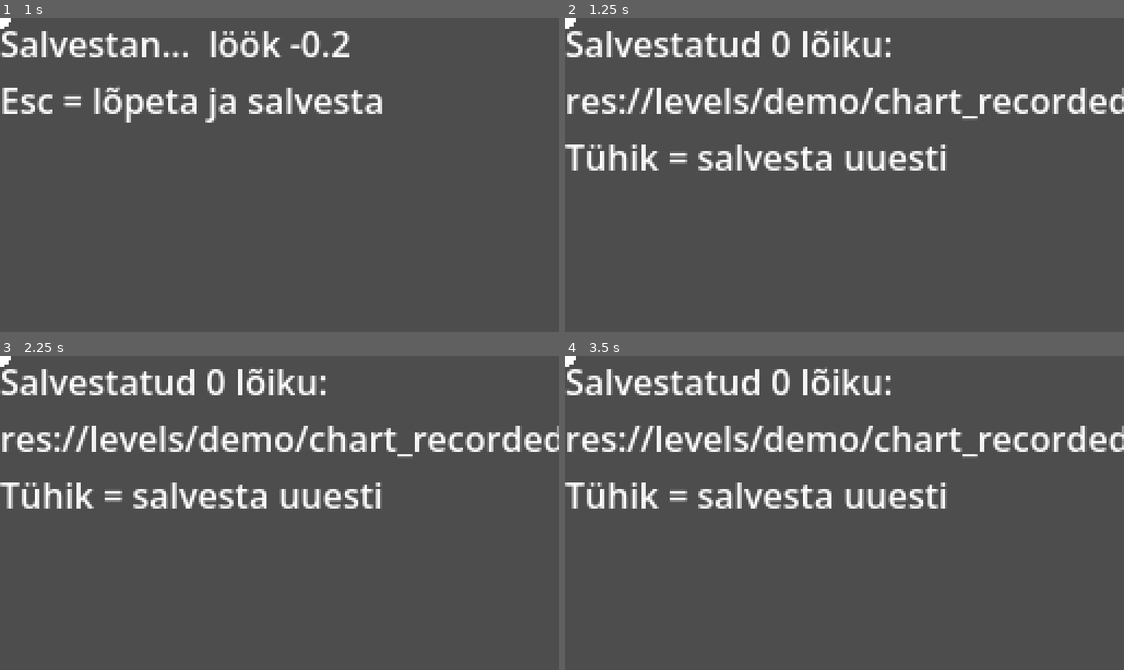
Above: before the commit, frames 1-4 (two rows, left to right).
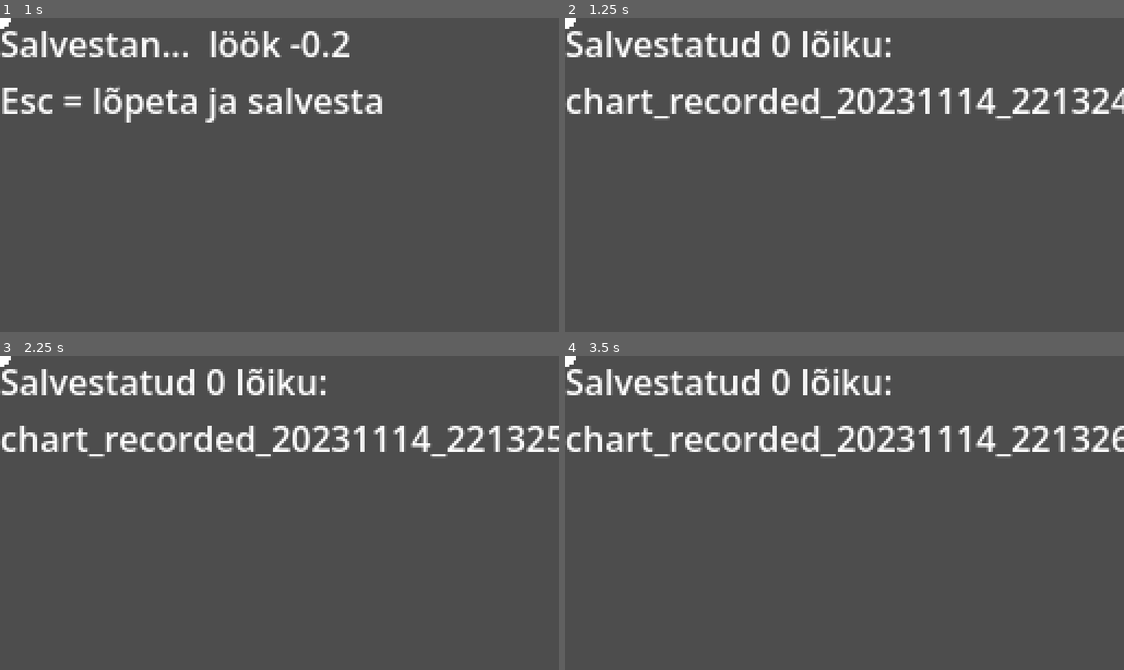
Above: after the commit, the same moments.

Repository: Arturilumae/Shapes
Game: Godot game, scene res://Scenes/recorder.tscn
The game is run twice, just before and just after one commit, with the same random seed, the same clock (stepped at 60 frames per second) and the same inputs. This scene is started directly instead of the project's main scene. Sound files missing from this copy of the repository are replaced by a short silence.
Inputs:
- Up to frame 1 (1 s): tap Enter (ui_accept) at 0.5, 0.77 s; hold E (hop_right) from 0.53 s (still down)
- Up to frame 2 (1.25 s): keep holding E (hop_right)
- Up to frame 3 (2.25 s): release E (hop_right) at 1.28 s; hold Q (hop_left) 1.28-2.03 s; tap Enter (ui_accept) at 1.52 s; hold E (hop_right) from 2.03 s (still down)
- Up to frame 4 (3.5 s): keep holding E (hop_right); tap Enter (ui_accept) at 2.75, 3.02 s

Frame 1 is identical in both runs. In frame 2, 7.6% of the frame differs, in the area x 0-100%, y 22-49%; in frame 3, 7.6%; in frame 4, 7.6%.
Error in both runs: Invalid call. Nonexistent function 'lane_x' in base 'Node2D (recorder.gd)'. (res://Scripts/player.gd:41)

Commit message:
New recorder

Diff:
--- a/shapes/Scenes/Kevin.tscn
+++ b/shapes/Scenes/Kevin.tscn
@@ -1,93 +1,112 @@
 [gd_scene format=3 uid="uid://cr0gkhh1mqisa"]
 
-[ext_resource type="Texture2D" uid="uid://bwdwwdsfkikum" path="res://Art/mainScreen.png" id="1_ivhji"]
-[ext_resource type="Texture2D" uid="uid://b7fqgyde3y3w7" path="res://Art/buttons_500.png" id="2_ivhji"]
+[ext_resource type="Texture2D" uid="uid://busm5lom88pir" path="res://Art/mainScreene.png" id="1_ivhji"]
+[ext_resource type="Texture2D" uid="uid://vgxqbl6fwk23" path="res://Art/buttons.png" id="2_vj2as"]
 [ext_resource type="Script" uid="uid://cdskmsw07xeq5" path="res://Scripts/playButton.gd" id="4_21uh7"]
 [ext_resource type="FontFile" uid="uid://oxkynrojvw1d" path="res://Art/aseprite.otf" id="4_ivhji"]
+[ext_resource type="Texture2D" uid="uid://cdb0ly7lqkwbx" path="res://Art/text.png" id="5_vj2as"]
 
 [sub_resource type="AtlasTexture" id="AtlasTexture_nvly8"]
-atlas = ExtResource("2_ivhji")
-region = Rect2(210, 295, 310, 100)
+atlas = ExtResource("2_vj2as")
+region = Rect2(42, 59, 62, 20)
 
 [sub_resource type="AtlasTexture" id="AtlasTexture_0msvk"]
-atlas = ExtResource("2_ivhji")
-region = Rect2(210, 145, 310, 95)
+atlas = ExtResource("2_vj2as")
+region = Rect2(42, 29, 62, 19)
 
 [sub_resource type="AtlasTexture" id="AtlasTexture_nyimn"]
-atlas = ExtResource("2_ivhji")
-region = Rect2(205, 460, 310, 100)
+atlas = ExtResource("2_vj2as")
+region = Rect2(41, 92, 62, 20)
+
+[sub_resource type="AtlasTexture" id="AtlasTexture_g4v7s"]
+atlas = ExtResource("5_vj2as")
+region = Rect2(4, 5, 56, 15)
+
+[sub_resource type="AtlasTexture" id="AtlasTexture_57qmd"]
+atlas = ExtResource("5_vj2as")
+region = Rect2(6, 28, 47, 17)
+
+[sub_resource type="AtlasTexture" id="AtlasTexture_yf5fn"]
+atlas = ExtResource("5_vj2as")
+region = Rect2(11, 52, 42, 15)
 
 [node name="Main" type="Node2D" unique_id=356827938]
 
-[node name="Camera2D" type="Camera2D" parent="." unique_id=192702384]
+[node name="Camera2D" type="Camera2D" parent="." unique_id=277850621]
 
 [node name="Sprite2D2" type="Sprite2D" parent="Camera2D" unique_id=2083720919]
 texture_filter = 1
 texture = ExtResource("1_ivhji")
 
 [node name="Button" type="TextureButton" parent="Camera2D/Sprite2D2" unique_id=1410402240]
-offset_left = 229.0
-offset_top = -31.0
-offset_right = 539.0
-offset_bottom = 69.0
+texture_filter = 1
+offset_left = 47.0
+offset_top = -8.0
+offset_right = 109.0
+offset_bottom = 12.0
 texture_normal = SubResource("AtlasTexture_nvly8")
 texture_pressed = SubResource("AtlasTexture_0msvk")
 texture_hover = SubResource("AtlasTexture_nyimn")
 script = ExtResource("4_21uh7")
-metadata/_edit_use_anchors_ = true
 
-[node name="Label" type="Label" parent="Camera2D/Sprite2D2/Button" unique_id=1086954044]
-texture_filter = 1
-layout_mode = 0
-offset_left = 40.0
-offset_top = 29.0
-offset_right = 280.0
-offset_bottom = 69.0
-theme_override_colors/font_color = Color(0.1955451, 0.1955451, 0.19554508, 1)
-theme_override_fonts/font = ExtResource("4_ivhji")
-theme_override_font_sizes/font_size = 40
-text = "Play game"
+[node name="Sprite2D" type="Sprite2D" parent="Camera2D/Sprite2D2/Button" unique_id=234645490]
+position = Vector2(32, 10)
+texture = SubResource("AtlasTexture_g4v7s")
 
 [node name="Button2" type="TextureButton" parent="Camera2D/Sprite2D2" unique_id=257983640]
-offset_left = 229.0
-offset_top = 89.0
-offset_right = 539.0
-offset_bottom = 189.0
+texture_filter = 1
+offset_left = 47.0
+offset_top = 17.0
+offset_right = 109.0
+offset_bottom = 37.0
 texture_normal = SubResource("AtlasTexture_nvly8")
 texture_pressed = SubResource("AtlasTexture_0msvk")
 texture_hover = SubResource("AtlasTexture_nyimn")
-metadata/_edit_use_anchors_ = true
 
 [node name="Label" type="Label" parent="Camera2D/Sprite2D2/Button2" unique_id=1146127398]
+visible = false
 texture_filter = 1
 layout_mode = 0
-offset_left = 63.0
-offset_top = 29.0
-offset_right = 246.0
-offset_bottom = 69.0
+offset_right = 62.0
+offset_bottom = 20.0
 theme_override_colors/font_color = Color(0.1955451, 0.1955451, 0.19554508, 1)
 theme_override_fonts/font = ExtResource("4_ivhji")
-theme_override_font_sizes/font_size = 40
+theme_override_font_sizes/font_size = 8
 text = "Settings"
+horizontal_alignment = 1
+vertical_alignment = 1
+
+[node name="Sprite2D" type="Sprite2D" parent="Camera2D/Sprite2D2/Button2" unique_id=748432323]
+position = Vector2(30, 9)
+texture = SubResource("AtlasTexture_57qmd")
 
 [node name="Button3" type="TextureButton" parent="Camera2D/Sprite2D2" unique_id=1501913137]
-offset_left = 229.0
-offset_top = 212.0
-offset_right = 539.0
-offset_bottom = 312.0
+texture_filter = 1
+offset_left = 47.0
+offset_top = 41.0
+offset_right = 109.0
+offset_bottom = 61.0
 texture_normal = SubResource("AtlasTexture_nvly8")
 texture_pressed = SubResource("AtlasTexture_0msvk")
 texture_hover = SubResource("AtlasTexture_nyimn")
-metadata/_edit_use_anchors_ = true
 
 [node name="Label" type="Label" parent="Camera2D/Sprite2D2/Button3" unique_id=1024813399]
+visible = false
 texture_filter = 1
 layout_mode = 0
-offset_left = 75.0
-offset_top = 29.0
-offset_right = 235.0
-offset_bottom = 69.0
+offset_right = 62.0
+offset_bottom = 20.0
 theme_override_colors/font_color = Color(0.1955451, 0.1955451, 0.19554508, 1)
 theme_override_fonts/font = ExtResource("4_ivhji")
-theme_override_font_sizes/font_size = 40
+theme_override_font_sizes/font_size = 8
 text = "Credits"
+horizontal_alignment = 1
+vertical_alignment = 1
+
+[node name="Sprite2D" type="Sprite2D" parent="Camera2D/Sprite2D2/Button3" unique_id=1432526040]
+position = Vector2(32, 8)
+texture = SubResource("AtlasTexture_yf5fn")
+
+[node name="CanvasLayer" type="CanvasLayer" parent="." unique_id=1455518083]
+
+[connection signal="pressed" from="Camera2D/Sprite2D2/Button" to="Camera2D/Sprite2D2/Button" method="_on_pressed"]
--- a/shapes/Scenes/recorder.tscn
+++ b/shapes/Scenes/recorder.tscn
@@ -9,6 +9,10 @@
 song_path = "res://levels/demo/tuljak1.ogg"
 bpm = 95.65
 offset = 0.604
+snap = null
+start_beat = null
+reaction = null
+output_path = null
 
 [node name="Music" type="AudioStreamPlayer" parent="." unique_id=1212440370]
 stream = ExtResource("2_hyly4")
--- a/shapes/Scripts/playButton.gd
+++ b/shapes/Scripts/playButton.gd
@@ -9,3 +9,6 @@
 # Called every frame. 'delta' is the elapsed time since the previous frame.
 func _process(delta: float) -> void:
 	pass
+
+func _on_pressed() -> void:
+	get_tree().change_scene_to_file("res://Scenes/main.tscn")
--- a/shapes/Scripts/recorder.gd
+++ b/shapes/Scripts/recorder.gd
@@ -70,8 +70,6 @@
 		return
 	recording = false
 
-	# Raja vahetused -> lõigud. Ajad ümardatakse lähima snap-sammuni,
-	# see parandab sinu vajutuste väikese ebatäpsuse.
 	var notes: Array = []
 	for i in changes.size():
 		var b0 := maxf(snappedf(changes[i]["beat"], snap), start_beat)
@@ -81,7 +79,7 @@
 		else:
 			b1 = snappedf(current_beat, snap)
 		if b1 - b0 <= 0.0:
-			continue  # liiga lühike (nt rajast ainult läbi sõitmine)
+			continue
 		var lane: int = changes[i]["lane"]
 		if not notes.is_empty():
 			var prev: Dictionary = notes[-1]
@@ -90,7 +88,6 @@
 				continue
 		notes.append({"beat": b0, "lane": lane, "length": b1 - b0})
 
-	# Kirjutame JSON-i, üks lõik rea kohta, et oleks lihtne käsitsi muuta
 	var lines := PackedStringArray()
 	for n in notes:
 		lines.append('    { "beat": %s, "lane": %d, "length": %s }' % [n["beat"], n["lane"], n["length"]])
@@ -101,11 +98,17 @@
 		+ '  "offset": %s,\n' % offset \
 		+ '  "notes": [\n' + ",\n".join(lines) + "\n  ]\n}\n"
 
-	var file := FileAccess.open(output_path, FileAccess.WRITE)
+	# Loome unikaalse failinime ajatempli järgi (nt chart_recorded_20261010_160512.json)
+	var dt := Time.get_datetime_dict_from_system()
+	var timestamp := "%04d%02d%02d_%02d%02d%02d" % [dt.year, dt.month, dt.day, dt.hour, dt.minute, dt.second]
+	var dynamic_path = output_path.get_basename() + "_" + timestamp + "." + output_path.get_extension()
+
+	var file := FileAccess.open(dynamic_path, FileAccess.WRITE)
 	if file == null:
-		label.text = "Salvestamine ebaõnnestus: " + output_path
+		label.text = "Salvestamine ebaõnnestus: " + dynamic_path
 		return
 	file.store_string(text)
 	file.close()
-	label.text = "Salvestatud %d lõiku:\n%s\nTühik = salvesta uuesti" % [notes.size(), output_path]
-	print("Salvestatud: ", ProjectSettings.globalize_path(output_path))
+
+	label.text = "Salvestatud %d lõiku:\n%s" % [notes.size(), dynamic_path.get_file()]
+	print("Salvestatud: ", ProjectSettings.globalize_path(dynamic_path))
--- /dev/null
+++ b/shapes/levels/demo/chart_recorded_20261010_160217.json
@@ -0,0 +1,35 @@
+{
+  "title": "tuljak1",
+  "audio": "tuljak1.ogg",
+  "bpm": 95.65,
+  "offset": 0.604,
+  "notes": [
+	{ "beat": 4.0, "lane": 2, "length": 0.5 },
+	{ "beat": 4.5, "lane": 1, "length": 1.0 },
+	{ "beat": 5.5, "lane": 2, "length": 1.0 },
+	{ "beat": 6.5, "lane": 1, "length": 1.0 },
+	{ "beat": 7.5, "lane": 0, "length": 0.5 },
+	{ "beat": 8.0, "lane": 1, "length": 1.0 },
+	{ "beat": 9.0, "lane": 2, "length": 0.5 },
+	{ "beat": 9.5, "lane": 1, "length": 0.5 },
+	{ "beat": 10.0, "lane": 0, "length": 0.5 },
+	{ "beat": 10.5, "lane": 1, "length": 2.0 },
+	{ "beat": 12.5, "lane": 2, "length": 1.0 },
+	{ "beat": 13.5, "lane": 1, "length": 0.5 },
+	{ "beat": 14.0, "lane": 0, "length": 1.0 },
+	{ "beat": 15.0, "lane": 1, "length": 0.5 },
+	{ "beat": 15.5, "lane": 2, "length": 1.0 },
+	{ "beat": 16.5, "lane": 1, "length": 1.0 },
+	{ "beat": 17.5, "lane": 0, "length": 2.0 },
+	{ "beat": 19.5, "lane": 1, "length": 1.0 },
+	{ "beat": 20.5, "lane": 2, "length": 1.0 },
+	{ "beat": 21.5, "lane": 3, "length": 1.0 },
+	{ "beat": 22.5, "lane": 2, "length": 2.0 },
+	{ "beat": 24.5, "lane": 1, "length": 1.5 },
+	{ "beat": 26.0, "lane": 0, "length": 0.5 },
+	{ "beat": 26.5, "lane": 1, "length": 1.5 },
+	{ "beat": 28.0, "lane": 2, "length": 1.5 },
+	{ "beat": 29.5, "lane": 1, "length": 1.0 },
+	{ "beat": 30.5, "lane": 2, "length": 1.5 }
+  ]
+}
Binary file added: shapes/Art/buttons.png
Not shown, added: shapes/Art/buttons.png.import
Binary file added: shapes/Art/mainScreene.png
Not shown, added: shapes/Art/mainScreene.png.import
Binary file added: shapes/Art/text.png
Not shown, added: shapes/Art/text.png.import
